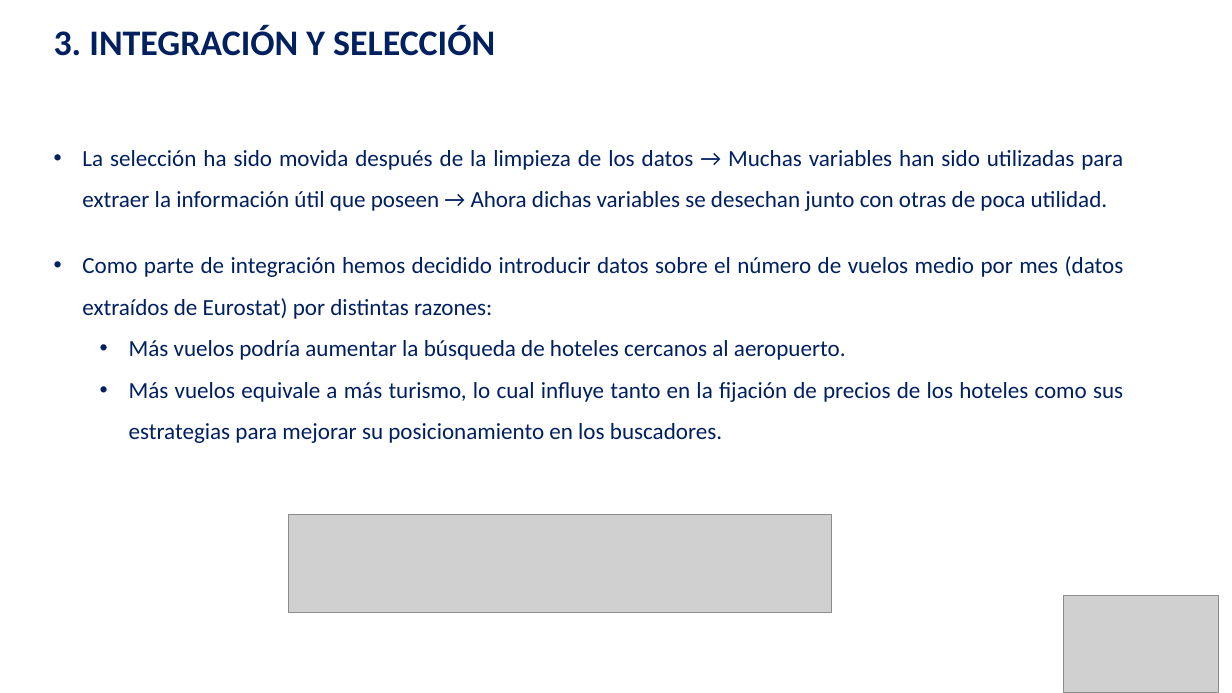
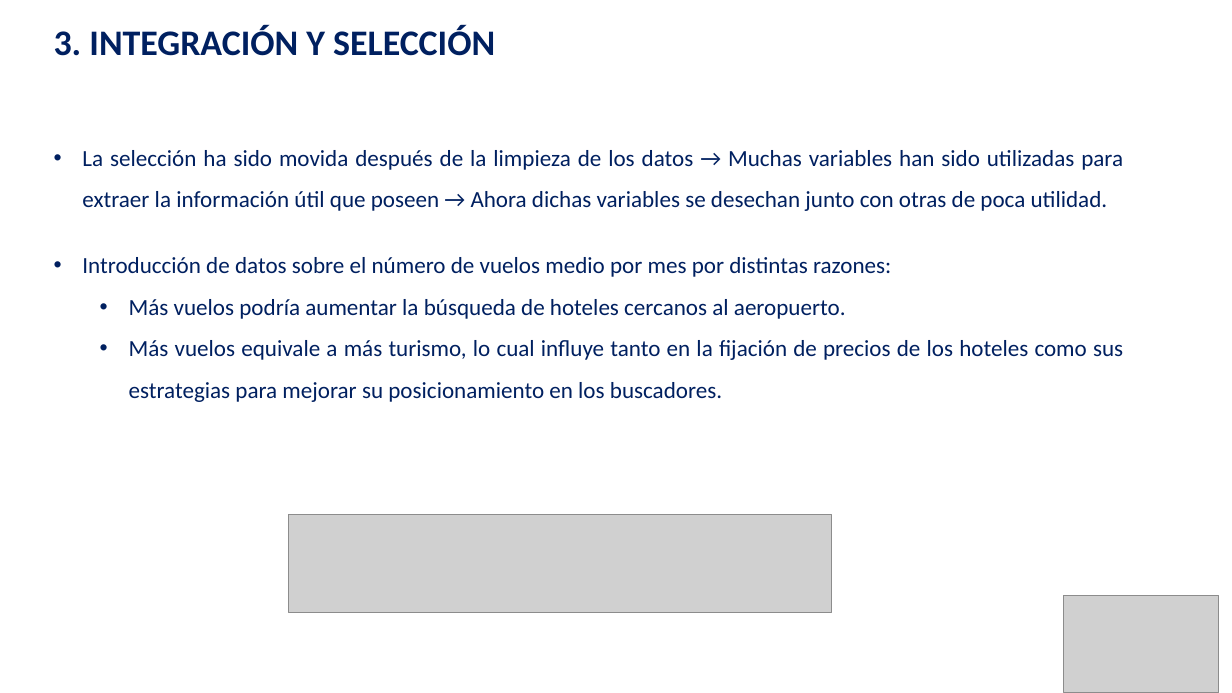
Before and after one commit to guiruha/DataCleaningUOC, a slide deck: slide 8 of Memoria_pres.pptx. Drawn at 1232x693 pixels with LibreOffice and Linux fonts; fonts in the diff are those of the drawing; grey boxes stand for pictures. Boxes give left, top, right and bottom in pixels: in the first picture for what was removed or moved away, otherwise in the second. Text is boxed around its words. In the diff, an @@ line names an element or a change of style, - is before the commit and + after.

```diff
--- a/Memoria_pres.pptx
+++ b/Memoria_pres.pptx
@@ text at box(82, 257, 891, 277): text changed @@
-• Como parte de integración hemos decidido introducir datos sobre el número de vuelos medio por mes (datos extraídos de Eurostat) por distintas razones:
+• Introducción de datos sobre el número de vuelos medio por mes por distintas razones:
```
Also in this commit, not shown: 4 other slides changed, 3 other files.
